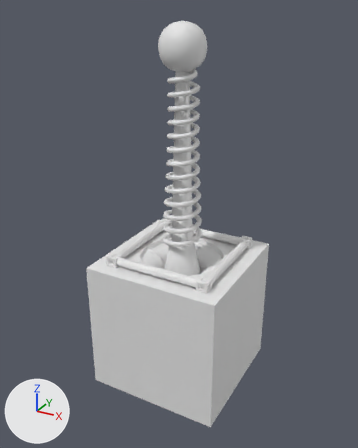
What one commit did to the FBX model Assets/Graphics/Models/Tesla/fbx/teslacoil.fbx.
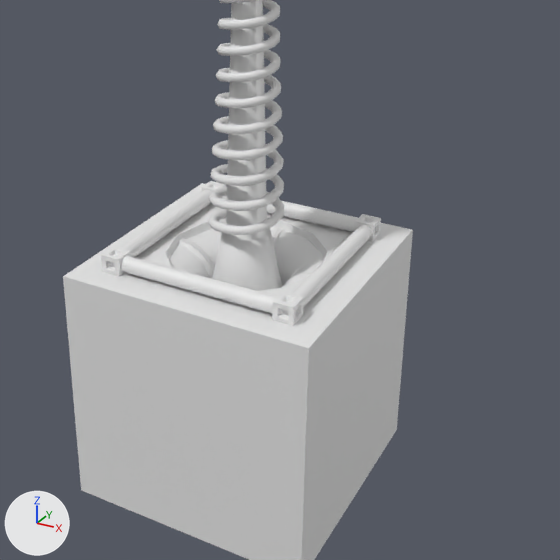
Each version appears first whole from a 50 mm camera at (1.57, -2.9, 2.2) aimed at (-0.01, -0.03, 0.76), and next in a close-up on the part from 15% to 97% of the width and 28% to 93% of the height. The lights are fixed; the arrows at lower left show +X, +Y and +Z. The first two pictures are the older version.
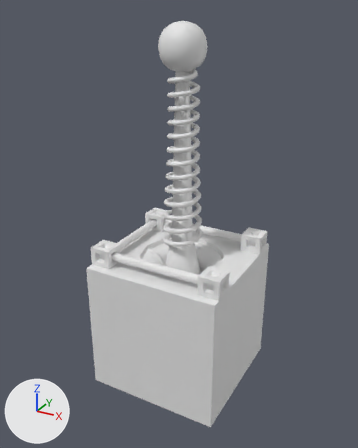
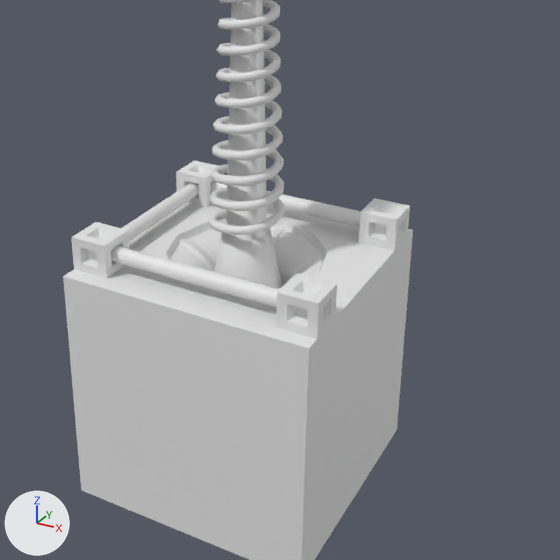
The newer file is also turned or shifted as a whole; pictures and numbers use the older file's frame.

Changed parts and their boxes (x1, y1, x2, y2) in the close-ups (560 x 560 px; the box of a moved part takes in the faces that stretch with it):
part 1 of me_plane_003, moved or reshaped
    before: (221, 196, 358, 232)
    after: (211, 180, 361, 227)
part 2 of me_plane_003, moved or reshaped
    before: (120, 256, 278, 313)
    after: (111, 246, 280, 307)
part 3 of me_plane_003, moved or reshaped
    before: (272, 292, 304, 326)
    after: (71, 222, 129, 278)
part 4 of me_plane_003, added
    after: (359, 198, 410, 251)
part 5 of me_plane_003, added
    after: (276, 274, 337, 339)
part 6 of me_plane_003, added
    after: (176, 161, 218, 207)
part 7 of me_plane_003, deleted
    before: (355, 214, 381, 241)
part 8 of me_plane_003, reshaped
    before: (101, 181, 226, 276)
    after: (122, 182, 199, 242)
part 9 of me_plane_003, deleted
    before: (292, 225, 372, 306)

Patch to the scene script:
```diff
--- a/Assets/Graphics/Models/Tesla/fbx/teslacoil.fbx.py
+++ b/Assets/Graphics/Models/Tesla/fbx/teslacoil.fbx.py
@@ me_plane_003 @@
 # used by ob_plane_002; location = (0.0, 0.0, 0.0)
-me_plane_003.from_pydata(...)  # 2441 vertices, 2393 faces; spans x -0.5..0.5, y -0.5..0.5, z -0.5..2.12
+me_plane_003.from_pydata(...)  # 2425 vertices, 2389 faces; spans x -0.5..0.5, y -0.5..0.5, z -0.5..2.12
+# me_plane_003 part 1: the loose piece of 24 vertices spanning x -0.32..0.32, y 0.33..0.39, z 0.5..0.57 is scaled about its middle by (1.28, 1, 1), then moved by (0.01, 0.0, 0.03)
+# me_plane_003 part 2: the loose piece of 24 vertices spanning x -0.32..0.32, y -0.39..-0.33, z 0.5..0.57 is scaled about its middle by (1.28, 1, 1), then moved by (0.01, 0.0, 0.03)
+# me_plane_003 part 3: the loose piece of 68 vertices spanning x 0.32..0.4, y -0.4..-0.32, z 0.5..0.57 is scaled about its middle by 1.9, then moved by (-0.78, 0.0, 0.03)
+# me_plane_003 part 4: a new loose piece of 72 vertices spanning x 0.35..0.5, y 0.29..0.44, z 0.5..0.63
+# me_plane_003 part 5: a new loose piece of 72 vertices spanning x 0.35..0.5, y -0.44..-0.29, z 0.5..0.63
+# me_plane_003 part 6: a new loose piece of 68 vertices spanning x -0.5..-0.35, y 0.29..0.44, z 0.5..0.63
+# me_plane_003 part 7: the loose piece of 68 vertices spanning x 0.32..0.4, y 0.32..0.4, z 0.5..0.57 is deleted
+# me_plane_003 part 8
+# 158 vertices are removed from x -0.4..-0.32, y -0.4..0.4, z 0.5..0.57
+# 144 faces are deleted
+# 2 vertices move within x -0.4, y -0.32..0.32, z 0.55
+# 11 vertices are added at x -0.45..-0.39, y -0.32, z 0.53..0.59
+# 11 new vertices lie (0.0, 0.64, 0.0) away from vertices in x -0.45..-0.39, y -0.32, z 0.53..0.59
+# 12 new faces join them
+# me_plane_003 part 9
+# 24 vertices are removed from x 0.33..0.39, y -0.32..0.32, z 0.5..0.57
+# 12 faces are deleted
```
